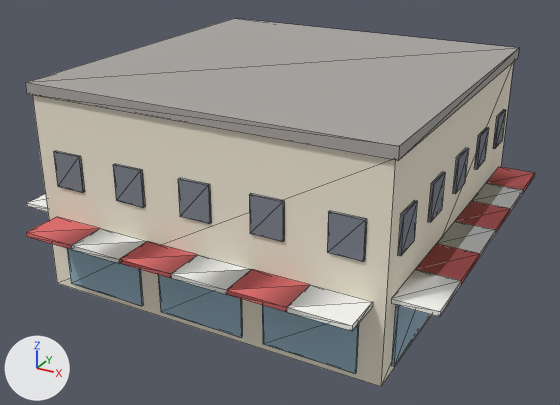
The OBJ model data/models/building_shop.obj: old version first, new version second.
Camera for both pictures: a 50 mm lens placed at (16.1, -30.5, 17.8), pointed at (-0.1, -0.9, 3.0). Every picture has the same lights, and +X, +Y and +Z are marked at lower left. The first picture is the older version. Mesh edges are drawn as thin lines. Where no turn or scale is listed for an object, it has been applied to the vertices. Vertices at exactly the same position are counted once.

The scene before the commit, as lines of its bpy script (objects in view):
```python
me_building_shop = bpy.data.meshes.new('building_shop')
me_building_shop.from_pydata(...)  # 384 vertices, 696 faces; spans x -9.8..9.8, y -9.8..9.8, z 0.0..9.5
# faces by material slot: [12, 144, 144, 144, 240, 12]
me_building_shop.materials.append(mat_shop_wall)  # pale yellow #efe7d4
me_building_shop.materials.append(mat_shop_glass)  # greyish blue #95b3c4
me_building_shop.materials.append(mat_shop_awning)  # red #e16c6c
me_building_shop.materials.append(mat_shop_awning_white)  # white #f9f9f6
me_building_shop.materials.append(mat_shop_window)  # grey #7c818b
me_building_shop.materials.append(mat_shop_roof)  # grey #aaa6a2
# before: 4 (-8.0, 8.0, 0.0), 5 (8.0, 8.0, 0.0), 6 (8.0, -8.0, 0.0) at pixel (380, 386), 7 (-8.0, -8.0, 0.0) at pixel (57, 283), 376 (-8.1, -8.1, 9.5) at pixel (25, 82)
# before: 377 (8.1, -8.1, 9.5) at pixel (399, 146), 378 (8.1, 8.2, 9.5) at pixel (519, 47), 379 (-8.1, 8.2, 9.5) at pixel (234, 18), 380 (-8.1, 8.2, 9.0), 381 (8.1, 8.2, 9.0) at pixel (517, 58)
# before: 382 (8.1, -8.1, 9.0) at pixel (398, 160), 383 (-8.1, -8.1, 9.0) at pixel (26, 94)
ob_building_shop = bpy.data.objects.new('building_shop', me_building_shop)
ob_building_shop.location = (0.0, 0.0, 0.0)
```
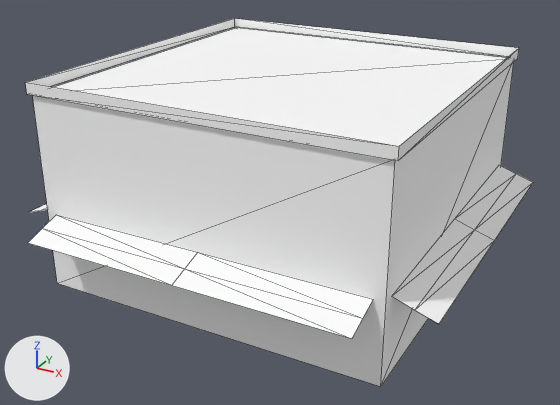
Pixel boxes [x1, y1, x2, y2] of what changed, in the pictures (560 x 405 px):
'building_shop', reshaped
    before: [25, 18, 535, 387]
    after: [25, 18, 533, 387]
part 1 of me_building_shop, rebuilt
    before: [391, 167, 535, 317]
    after: [392, 165, 533, 324]
part 2 of me_building_shop, rebuilt (mostly hidden)
    before: [27, 194, 48, 212]
    after: [30, 204, 47, 212]
part 3 of me_building_shop, rebuilt (8% taller)
    before: [26, 217, 373, 331]
    after: [28, 215, 373, 338]
part 4 of me_building_shop, deleted
    before: [53, 110, 506, 373]
part 5 of me_building_shop, deleted
    before: [26, 18, 519, 146]
part 6 of me_building_shop, recoloured (pale yellow to white)
    before: [32, 62, 514, 387]
    after: [32, 28, 514, 387]
part 7 of me_building_shop, recoloured
    before: [25, 49, 519, 161]
    after: [25, 18, 519, 161]

Patch to the scene script:
```diff
--- a/data/models/building_shop.obj.py
+++ b/data/models/building_shop.obj.py
@@ mat_paint @@
+mat_paint = principled_material('paint')
+mat_paint.base_color = (0.98, 0.98, 0.98)  # white #fdfdfd
+mat_paint.roughness = 1.0
@@ me_building_shop @@
 # used by ob_building_shop; location = (0.0, 0.0, 0.0)
 # verts and faces of me_building_shop; kept vertices keep their numbers, new ones are numbered from 384
-me_building_shop.from_pydata(...)  # 384 vertices, 696 faces; spans x -9.8..9.8, y -9.8..9.8, z 0.0..9.5
-me_building_shop.materials.append(mat_shop_glass)  # greyish blue #95b3c4
-me_building_shop.materials.append(mat_shop_awning)  # red #e16c6c
-me_building_shop.materials.append(mat_shop_awning_white)  # white #f9f9f6
-me_building_shop.materials.append(mat_shop_window)  # grey #7c818b
+me_building_shop.from_pydata(...)  # 52 vertices, 50 faces; spans x -9.8..9.8, y -9.8..9.8, z 0.0..9.5
+# me_building_shop part 1: the loose piece of 28 vertices spanning x 8.0..9.8, y -7.5..7.5, z 3.3..3.5 is rebuilt with 9 vertices and now spans x 8.0..9.8, y -7.5..7.5, z 3.0..3.6, in mat_paint (white #fdfdfd)
+# me_building_shop part 2: the loose piece of 28 vertices spanning x -9.8..-8.0, y -7.5..7.5, z 3.3..3.5 is rebuilt with 9 vertices and now spans x -9.8..-8.0, y -7.5..7.5, z 3.0..3.6, in mat_paint (white #fdfdfd)
+# me_building_shop part 3: the loose piece of 28 vertices spanning x -7.5..7.5, y -9.8..-8.0, z 3.3..3.5 is rebuilt with 9 vertices and now spans x -7.5..7.5, y -9.8..-8.0, z 3.0..3.6, in mat_paint (white #fdfdfd)
+# me_building_shop part 4: 32 loose pieces with 256 vertices, spanning x -8.1..8.1, y -8.1..8.1, z 0.3..6.7, are deleted
+# me_building_shop part 5
+delete_faces([(4, 5, 6), (4, 6, 7), (376, 377, 378), (376, 378, 379), (380, 381, 382), (380, 382, 383)])
+# me_building_shop part 6: 10 faces spanning x -8.0..8.0, y -8.0..8.0, z 0.0..9.0 switch from mat_shop_wall (pale yellow #efe7d4) to mat_paint (white #fdfdfd)
+# me_building_shop part 7: 8 faces spanning x -8.1..8.1, y -8.1..8.2, z 9.0..9.5 switch from mat_shop_roof (grey #aaa6a2) to mat_paint (white #fdfdfd)
+# other edits to the shape of me_building_shop do not show in these pictures
```
